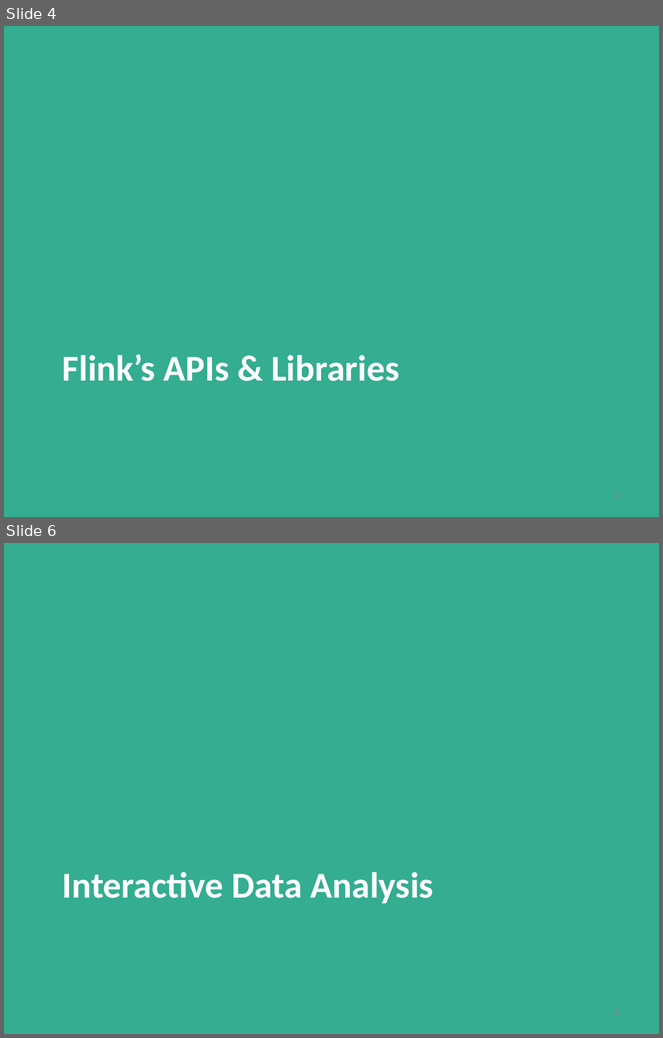
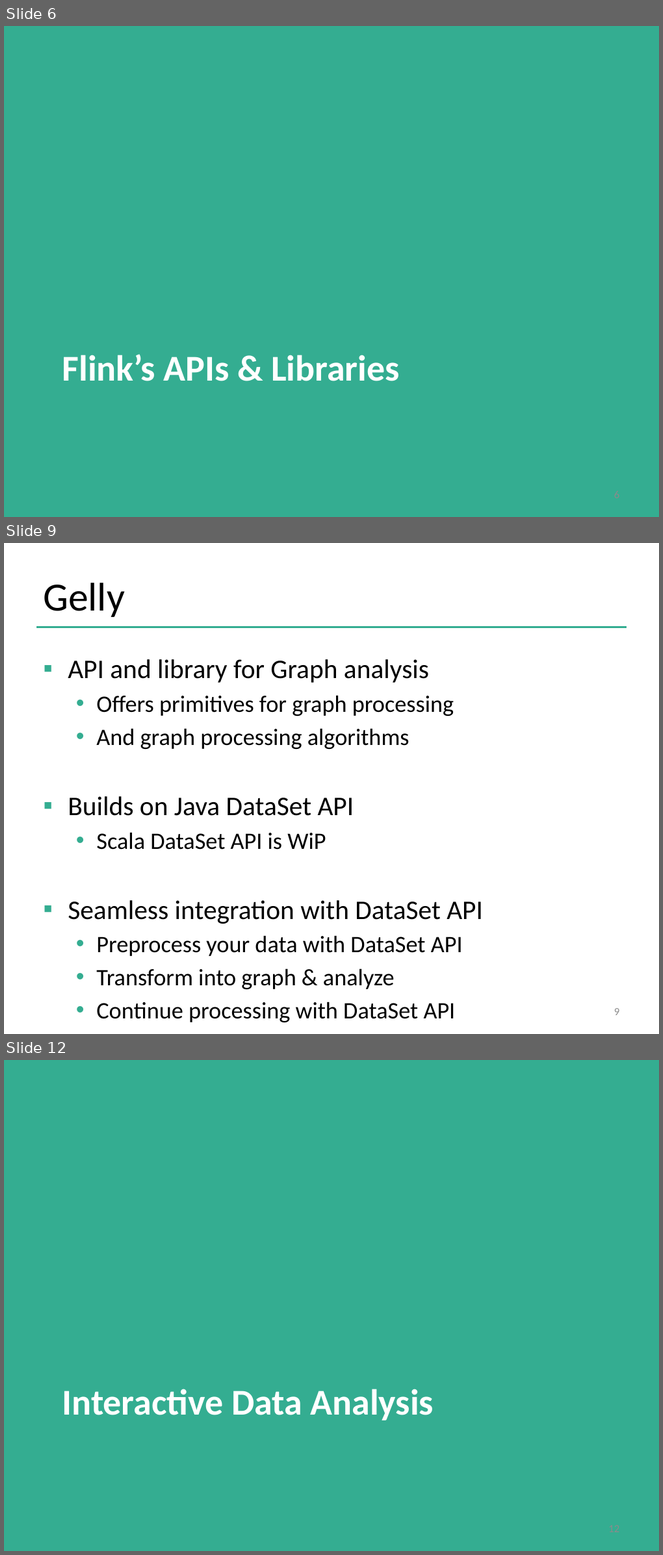
Before and after one commit to dataArtisans/flink-training-web, a slide deck: slides/closing.pptx. Shown one above the other, each under a label of ours: slides 4 and 6 before the commit, slides 6, 9 and 12 after it; the slides between them are not shown. The pictures are 663x1038 and 663x1555 pixels, drawn with LibreOffice and Linux fonts; fonts in the diff are those of the drawing; background and template pictures are left out. Boxes give left, top, right and bottom in pixels: in the first picture for what was removed or moved away, otherwise in the second. Text is boxed around its words. In the diff, an @@ line names an element or a change of style, - is before the commit and + after.

```diff
--- a/slides/closing.pptx
+++ b/slides/closing.pptx
@@ slide 9 added at bbox=[4, 543, 659, 1034], background #FFFFFF @@
@@ title added at bbox=[43, 583, 124, 617], 44 pt, text #000000 @@
+Gelly
@@ line added from (36, 627) to (627, 627), #34AD91 2 pt @@
@@ text added at bbox=[68, 659, 483, 1023], 25.9 pt, text #000000 @@
+▪ API and library for Graph analysis
+  • Offers primitives for graph processing
+  • And graph processing algorithms
+▪ Builds on Java DataSet API
+  • Scala DataSet API is WiP
+▪ Seamless integration with DataSet API
+  • Preprocess your data with DataSet API
+  • Transform into graph & analyze
+  • Continue processing with DataSet API
@@ page number added at bbox=[614, 1008, 620, 1016], 12 pt, text #8C8C8C @@
+9
@@ what was slide 4 is now slide 6 @@
@@ what was slide 6 is now slide 12 @@
```
Also in this commit, not shown: 1 slide changed, 7 other slides added, 2 slides removed.
